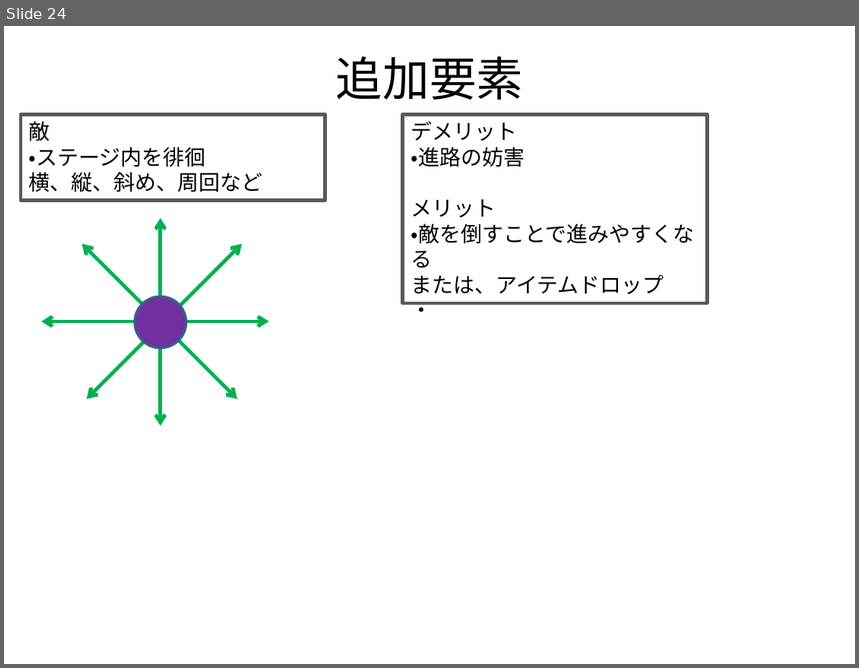
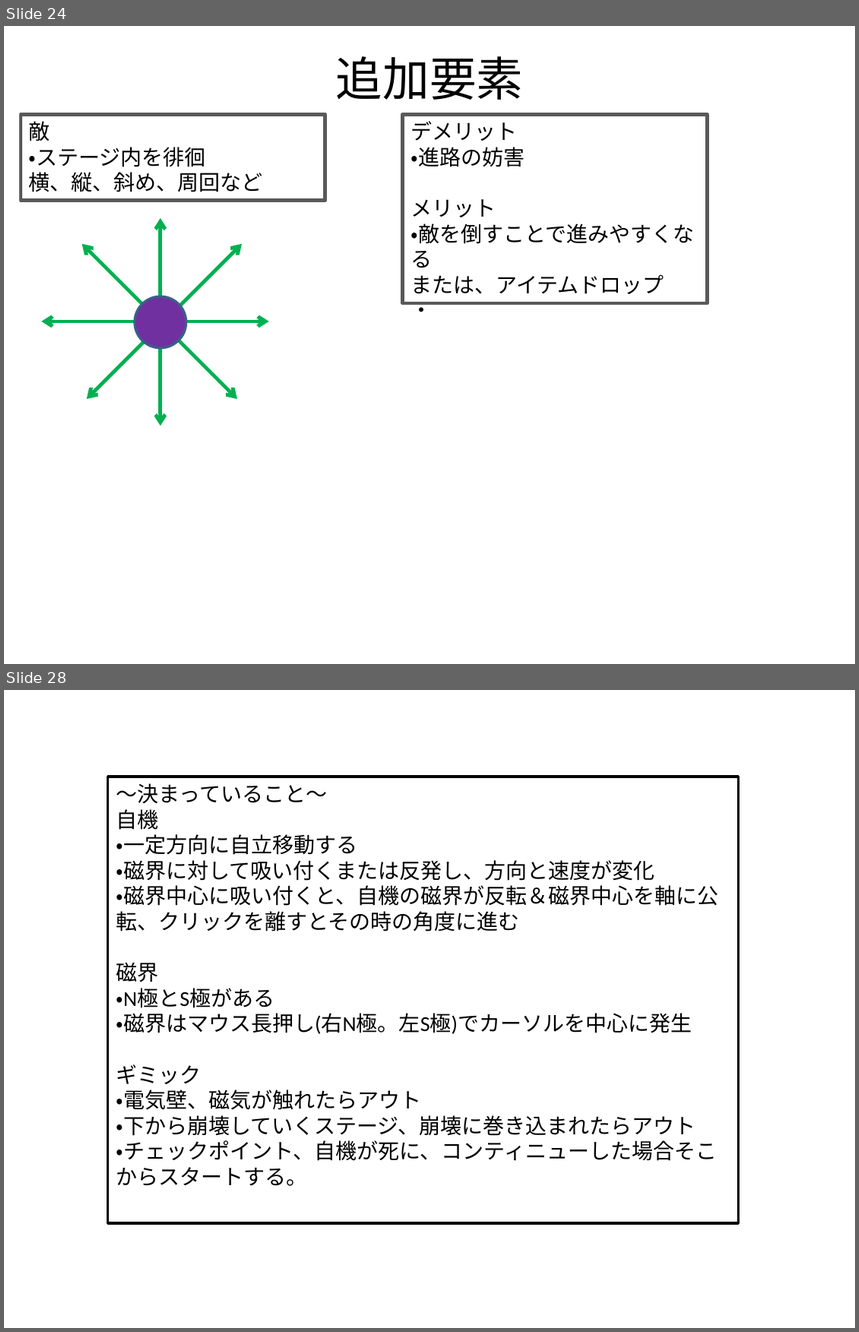
Before and after one commit to xtatrax/oldPrj-SchoolTask_BomberProject-public, a slide deck: Document/GamePlanning.pptx. Shown one above the other, each under a label of ours: slide 24 before the commit, slides 24 and 28 after it; the slides between them are not shown. The pictures are 859x668 and 859x1332 pixels, drawn with LibreOffice and Linux fonts; fonts in the diff are those of the drawing. Boxes give left, top, right and bottom in pixels: in the first picture for what was removed or moved away, otherwise in the second. Text is boxed around its words. In the diff, an @@ line names an element or a change of style, - is before the commit and + after.

```diff
--- a/Document/GamePlanning.pptx
+++ b/Document/GamePlanning.pptx
@@ slide 28 added at (x1=4, y1=690, x2=855, y2=1328), background #FFFFFF @@
@@ rectangle added at (x1=108, y1=777, x2=739, y2=1224), outline #000000 2.25 pt, 18 pt, text #000000 @@
+～決まっていること～
+自機
+・一定方向に自立移動する
+・磁界に対して吸い付くまたは反発し、方向と速度が変化
+・磁界中心に吸い付くと、自機の磁界が反転＆磁界中心を軸に公転、クリックを離すとその時の角度に進む
+磁界
+・N極とS極がある
+・磁界はマウス長押し(右N極。左S極)でカーソルを中心に発生
+ギミック
+・電気壁、磁気が触れたらアウト
+・下から崩壊していくステージ、崩壊に巻き込まれたらアウト
+・チェックポイント、自機が死に、コンティニューした場合そこからスタートする。
```
Also in this commit, not shown: 3 slides changed, 2 other slides added.
